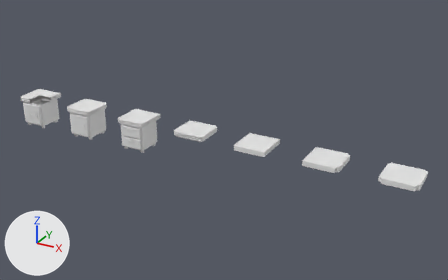
A saved change to the Blender file assets/new_models/environment.blend.
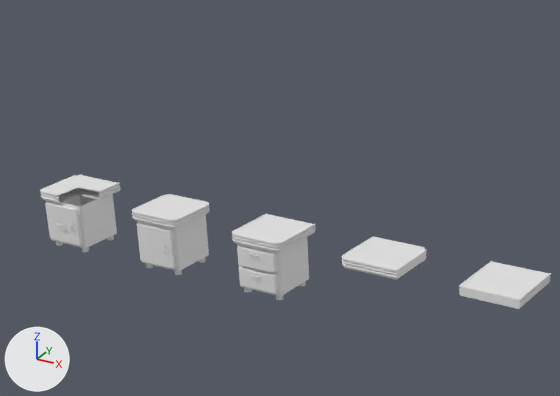
There are two pictures of each version: one whole from a camera (50 mm lens) standing at (12.73, -14.12, 7.4) and looking at (4.72, 0.43, 0.13), one close up on the part from 0% to 64% of the width and 0% to 72% of the height. The axes (+X, +Y, +Z) are drawn at lower left. The lights are the same throughout.

Before the edit, the objects in view are built like this:
```python
ob_basebody = bpy.data.objects.new('BaseBody', me_cube_001)
ob_basebody.location = (-2.0, 0.0, 0.0)
ob_cabinetdoor = bpy.data.objects.new('CabinetDoor', me_cube_002)
ob_cabinetdoor.location = (-2.0, 0.0, 0.0)
ob_cabinetfeet = bpy.data.objects.new('CabinetFeet', me_cylinder)
ob_cabinetfeet.location = (-2.3, 0.3, -0.45)
ob_countertopi = bpy.data.objects.new('CountertopI', me_plane_017)
ob_countertopi.location = (6.0, 0.5, 0.0)
ob_countertopi.rotation_euler = (0.0, 0.0, 3.142)  # degrees (0, 0, 180)
ob_countertoppartinsidecorner = bpy.data.objects.new('CountertopPartInsideCorner', me_plane_001)
ob_countertoppartinsidecorner.location = (-2.0, 0.0, 0.0)
ob_countertoppartoutsidecorner = bpy.data.objects.new('CountertopPartOutsideCorner', me_plane)
ob_countertoppartoutsidecorner.location = (-2.0, 0.0, 0.0)
ob_countertoppartstraight = bpy.data.objects.new('CountertopPartStraight', me_plane_002)
ob_countertoppartstraight.location = (-2.0, 0.0, 0.0)
# also in view: 'CountertopO' at (0.0, 0.0, 0.43); 'Drawers' at (2.0, -0.06, -0.07); 'CountertopL' at (4.02, 0.01, 0.43); 'CountertopU' at (2.0, 0.02, 0.43); 'Cabinet' at (0.0, -0.06, -0.07)
```
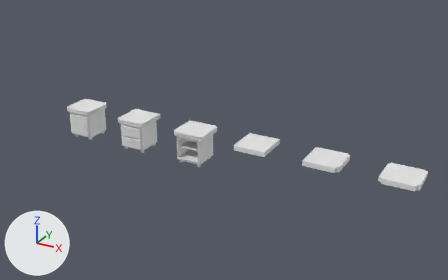
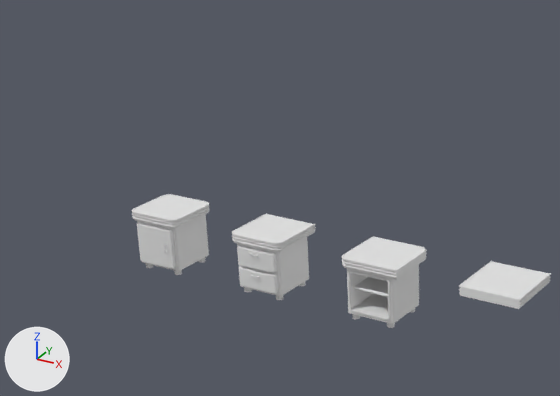
Commit message: New shelf base

Boxes [x1, y1, x2, y2] around the edits, measured in the close-ups (560 x 396 px):
'Shelves', added
    after: [347, 264, 419, 328]
'BaseBody', hidden
    before: [46, 194, 117, 248]
'CabinetDoor', hidden
    before: [45, 202, 82, 246]
'CountertopPartStraight', hidden
    before: [79, 179, 121, 199]
'CountertopPartOutsideCorner', hidden
    before: [40, 182, 78, 203]
'CountertopPartInsideCorner', hidden
    before: [59, 174, 98, 195]
'CabinetFeet', hidden
    before: [55, 236, 114, 252]

What changed in the scene script:
```text
Add me_cube_003:
    me_cube_003.from_pydata(...)  # 1053 vertices, 1041 faces; spans x -0.4..0.4, y -0.42..0.4, z -0.5..0.35
Change ob_countertoppartinsidecorner:
    add ob_countertoppartinsidecorner.hide_set(True)  # its collection is switched off
Change ob_countertoppartoutsidecorner:
    add ob_countertoppartoutsidecorner.hide_set(True)  # its collection is switched off
Change ob_countertoppartstraight:
    add ob_countertoppartstraight.hide_set(True)  # its collection is switched off
Change ob_basebody:
    add ob_basebody.hide_set(True)  # its collection is switched off
Change ob_cabinetdoor:
    add ob_cabinetdoor.hide_set(True)  # its collection is switched off
Change ob_cabinetfeet:
    add ob_cabinetfeet.hide_set(True)  # its collection is switched off
Add ob_shelves:
    ob_shelves = bpy.data.objects.new('Shelves', me_cube_003)
    ob_shelves.location = (4.0, 0.0, 0.0)
```
